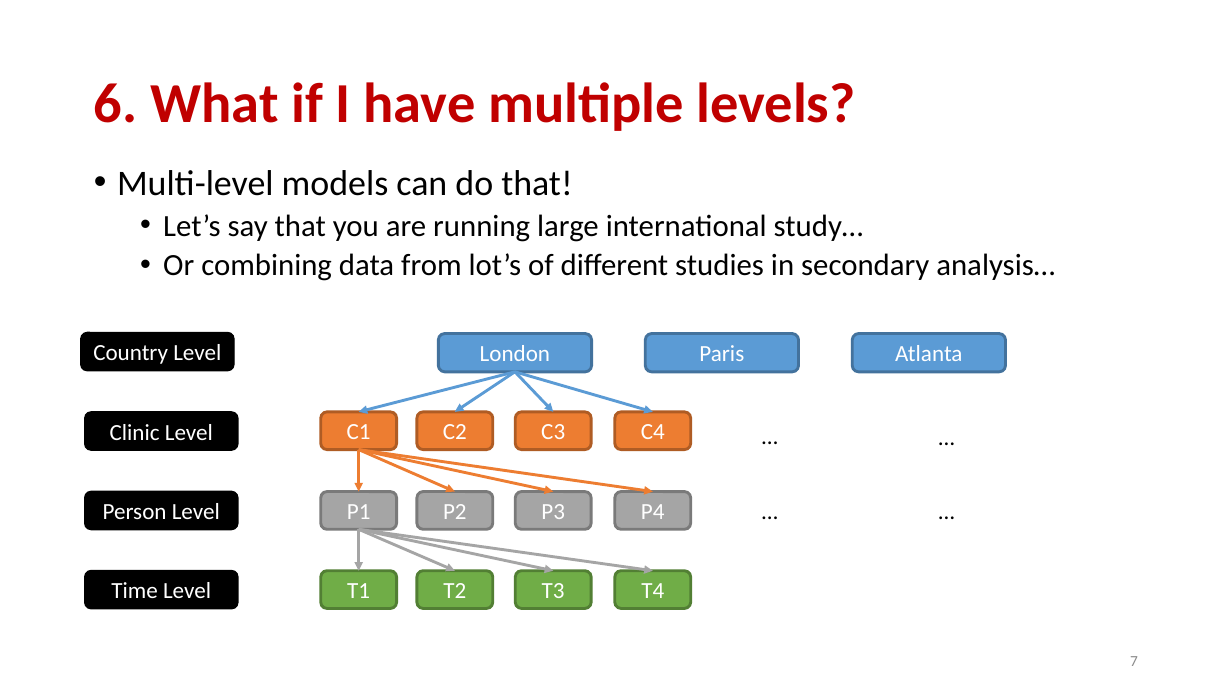
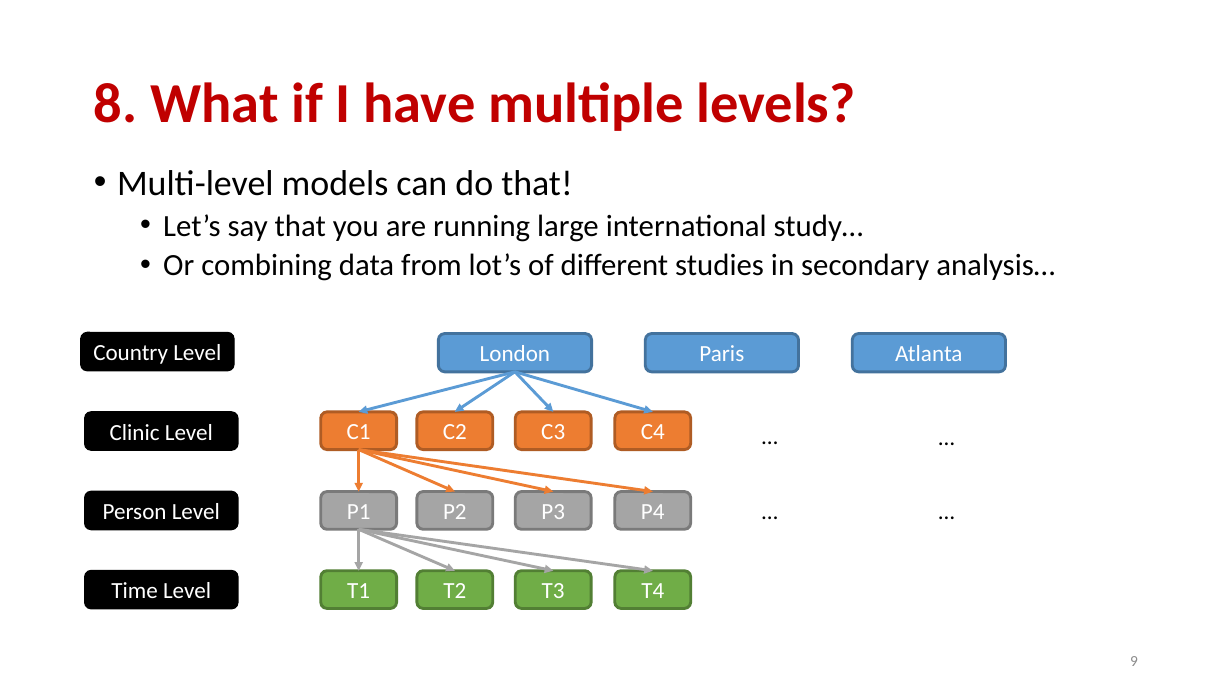
Before and after one commit to keithlohse/LMER_Clinical_Science, a slide deck: slide 9 of lohse ACRM 2017 tips.pptx (slide 7 before the commit). Drawn at 1232x693 pixels with LibreOffice and Linux fonts; fonts in the diff are those of the drawing. Boxes give left, top, right and bottom in pixels: in the first picture for what was removed or moved away, otherwise in the second. Text is boxed around its words. In the diff, an @@ line names an element or a change of style, - is before the commit and + after.

```diff
--- a/lohse ACRM 2017 tips.pptx
+++ b/lohse ACRM 2017 tips.pptx
@@ title at (94,82,856,131): text changed @@
-6. What if I have multiple levels?
+8. What if I have multiple levels?
@@ page number at (1130,656,1138,666): text changed @@
-7
+9
```
Also in this commit, not shown: 6 other slides changed, 4 slides added, 1 other file.
